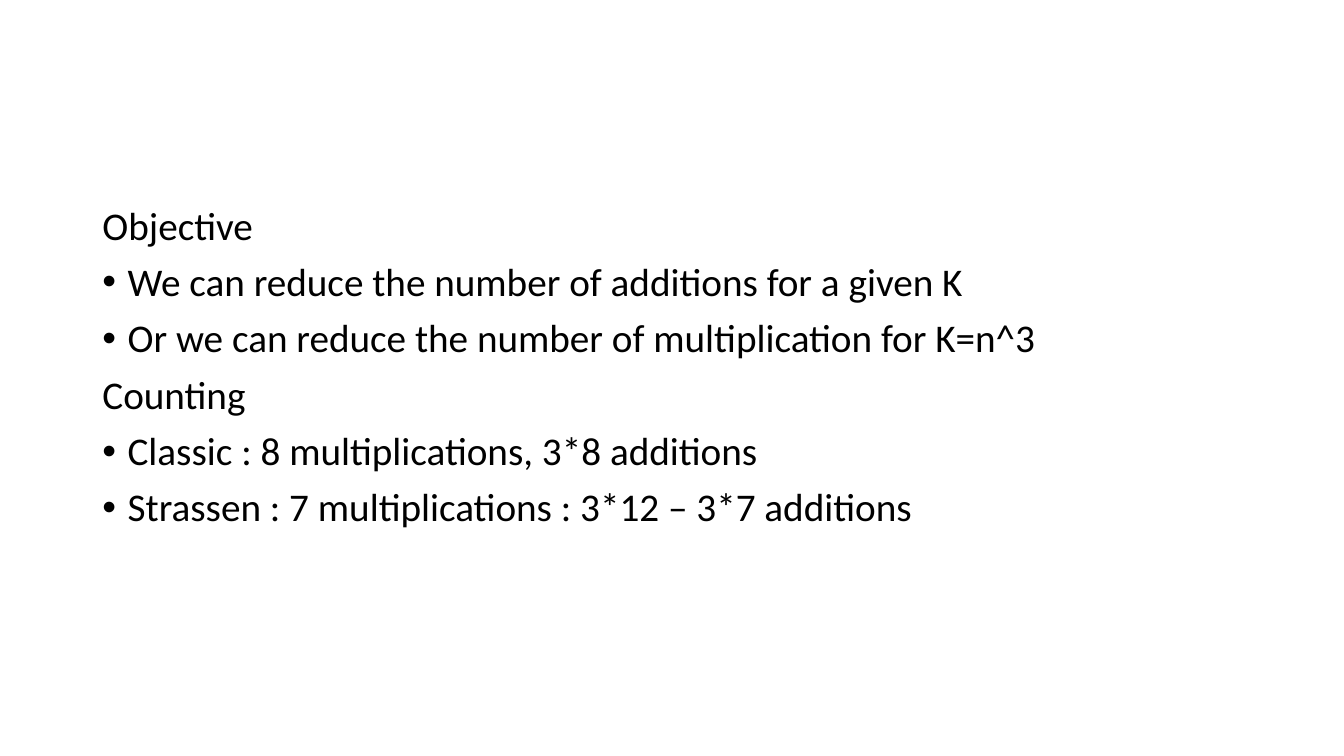
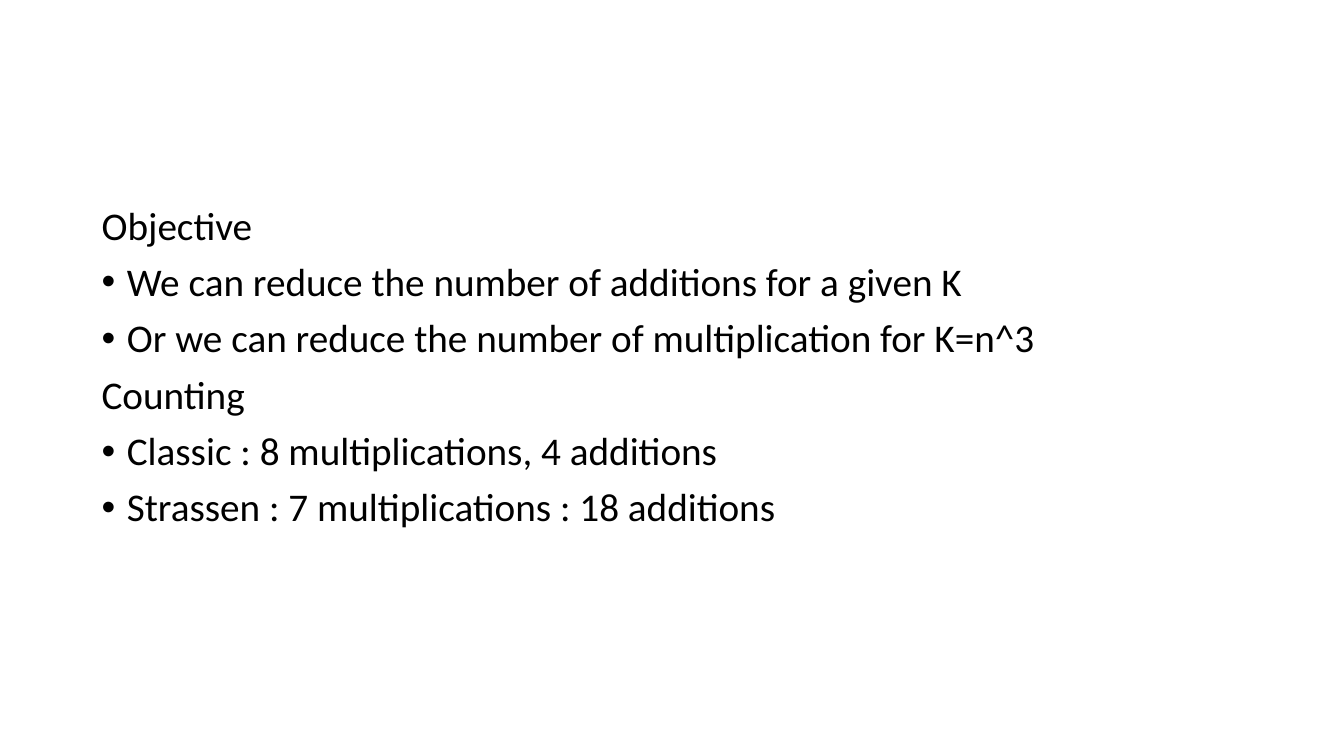
Before and after one commit to Fusion-thermo/Matrix-multiplication, a slide deck: slide 6 of Matrix multiplication.pptx. Drawn at 1344x756 pixels with LibreOffice and Linux fonts; fonts in the diff are those of the drawing. Boxes give left, top, right and bottom in pixels: in the first picture for what was removed or moved away, otherwise in the second. Text is boxed around its words. In the diff, an @@ line names an element or a change of style, - is before the commit and + after.

```diff
--- a/Matrix multiplication.pptx
+++ b/Matrix multiplication.pptx
@@ text at <box>127,437,775,528</box>: text changed @@
-• Classic : 8 multiplications, 3*8 additions
-• Strassen : 7 multiplications : 3*12 – 3*7 additions
+• Classic : 8 multiplications, 4 additions
+• Strassen : 7 multiplications : 18 additions
```
